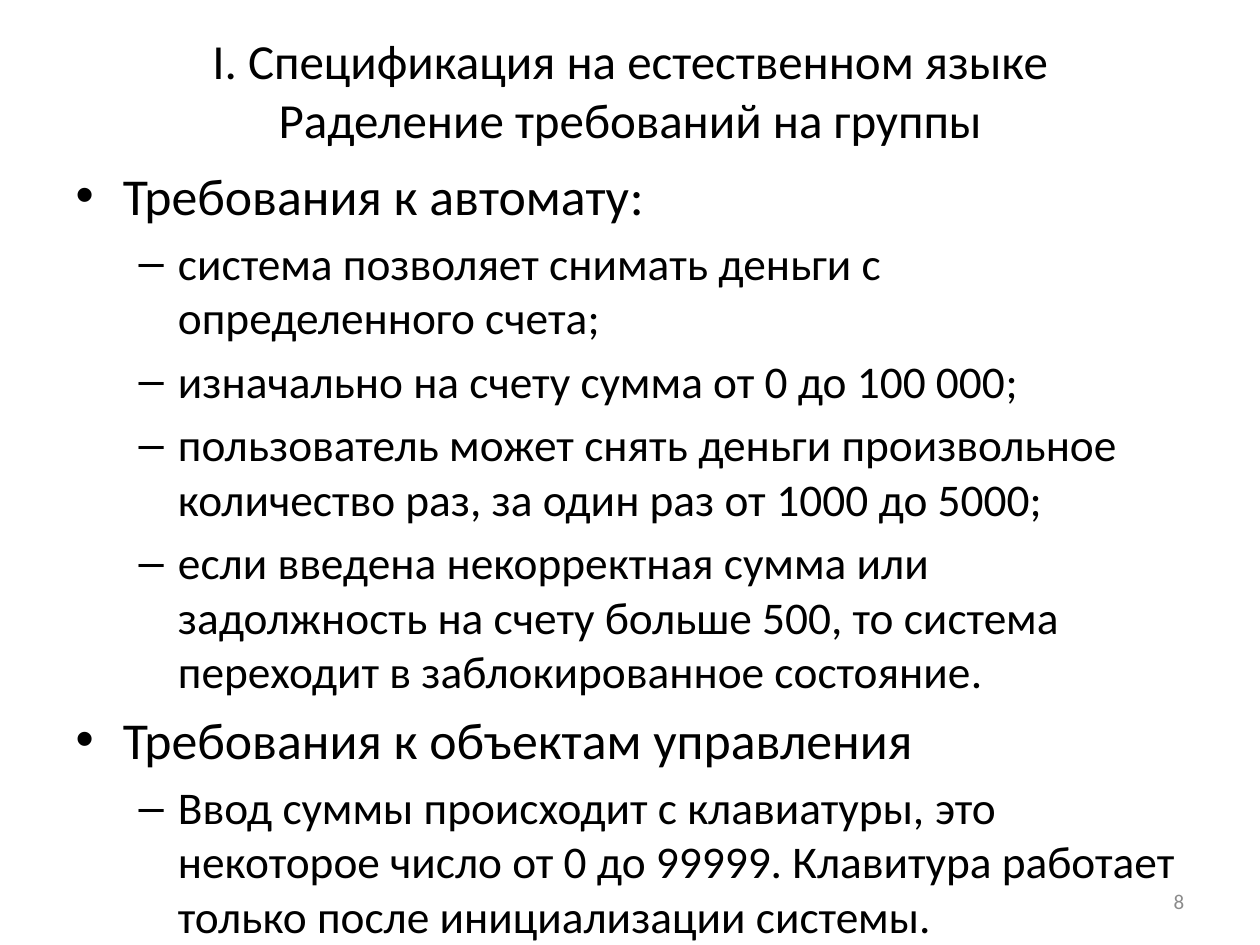
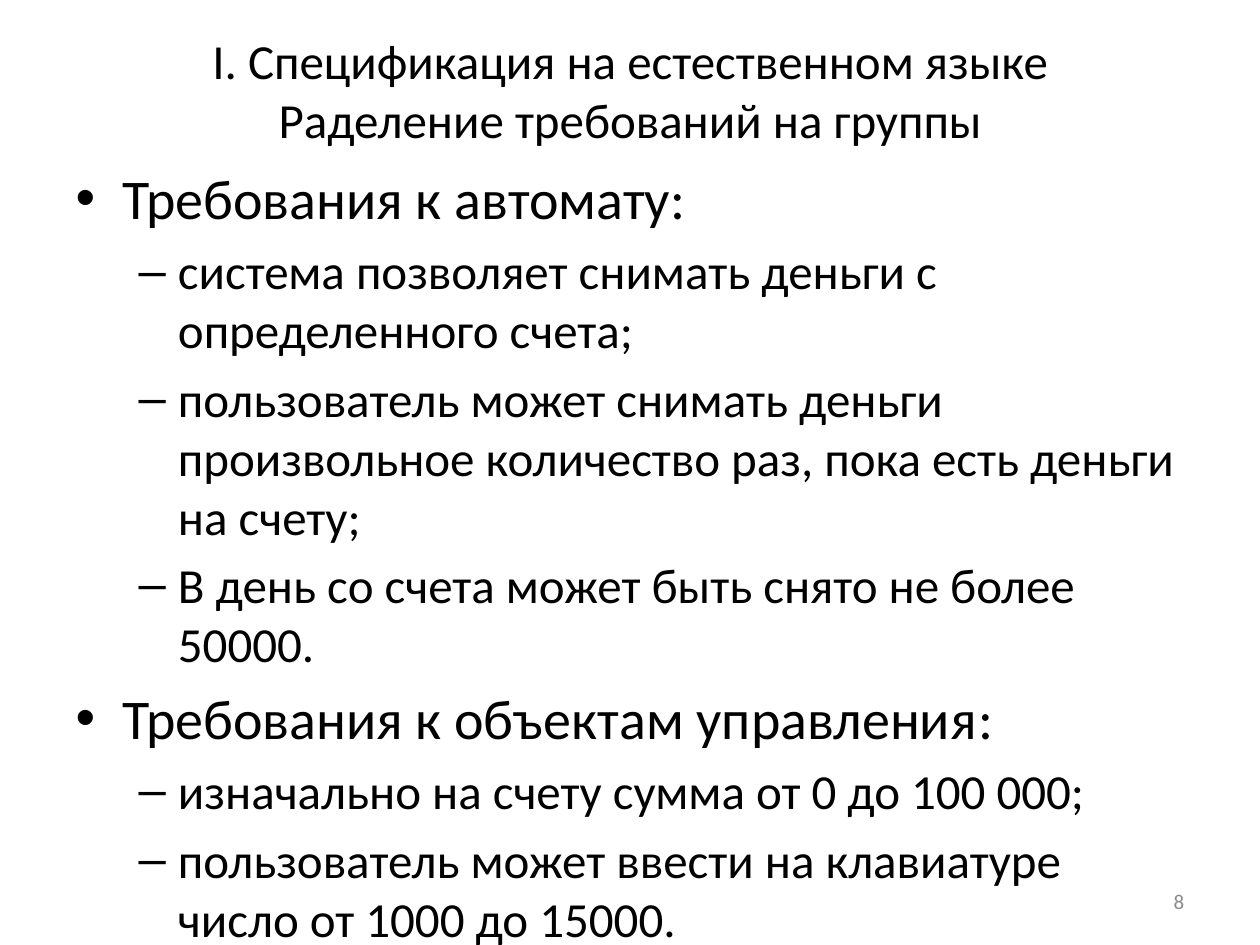
Before and after one commit to nohoper/masters, a slide deck: slide 8 of kmu.pptx. Drawn at 1260x945 pixels with LibreOffice and Linux fonts; fonts in the diff are those of the drawing. Boxes give left, top, right and bottom in pixels: in the first picture for what was removed or moved away, otherwise in the second. Text is boxed around its words. In the diff, an @@ line names an element or a change of style, - is before the commit and + after.

```diff
--- a/kmu.pptx
+++ b/kmu.pptx
@@ text at [123, 181, 1084, 817]: size 29.6 to 32 pt in "Требования к автомату:"; size 25.9 to 28 pt in "система позволяет снимать деньги с определенного счета;", "изначально на счету сумма от 0 до ..." @@
@@ text at [123, 393, 1174, 748]: paragraphs added @@
+  – пользователь может снимать деньги произвольное количество раз, пока есть деньги на счету;
+  – В день со счета может быть снято не более 50000.
+• Требования к объектам управления:
@@ text at [178, 854, 1061, 886]: text changed; size 25.9 to 28 pt @@
-  – пользователь может снять деньги произвольное количество раз, за один раз от 1000 до 5000;
-  – если введена некорректная сумма или задолжность на счету больше 500, то система переходит в заблокированное состояние.
-• Требования к объектам управления
-  – Ввод суммы происходит с клавиатуры, это некоторое число от 0 до 99999. Клавитура работает только после инициализации системы.
+  – пользователь может ввести на клавиатуре число от 1000 до 15000.
```
Also in this commit, not shown: 15 other slides changed, 4 slides added, 1 slide removed.
